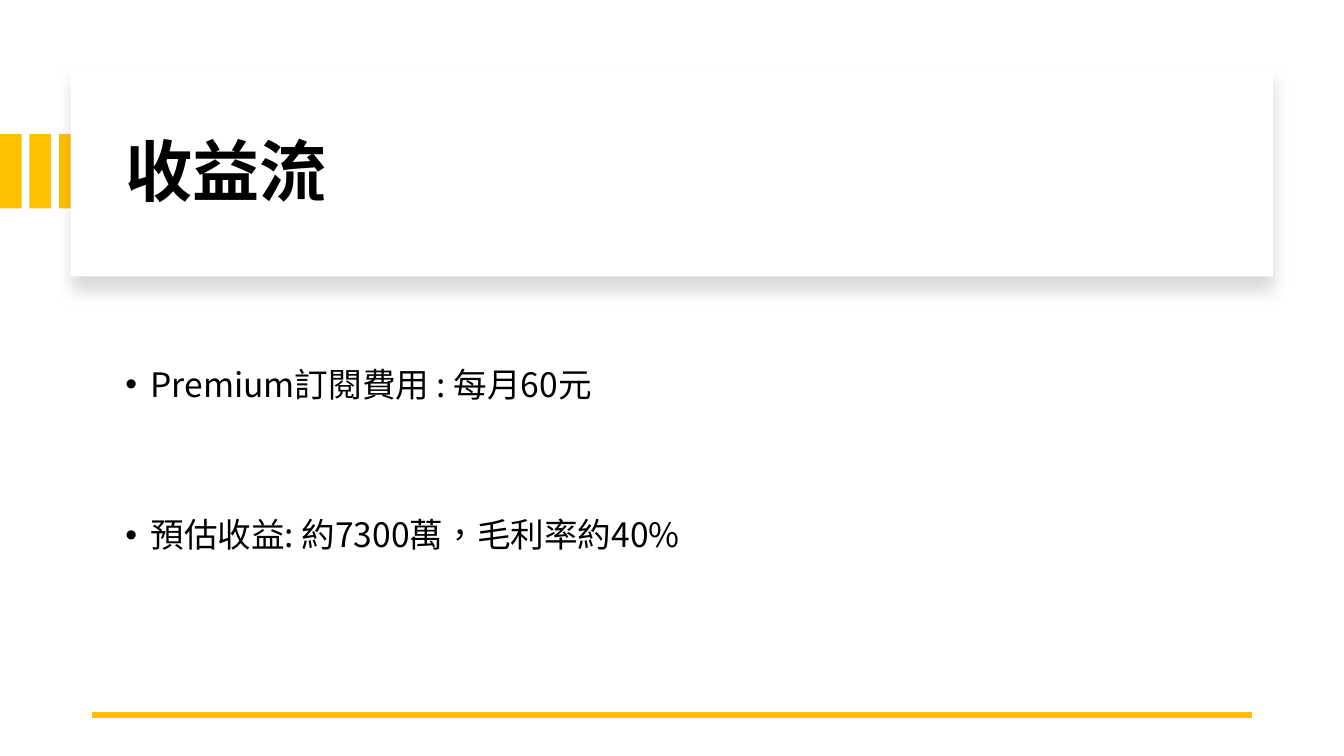
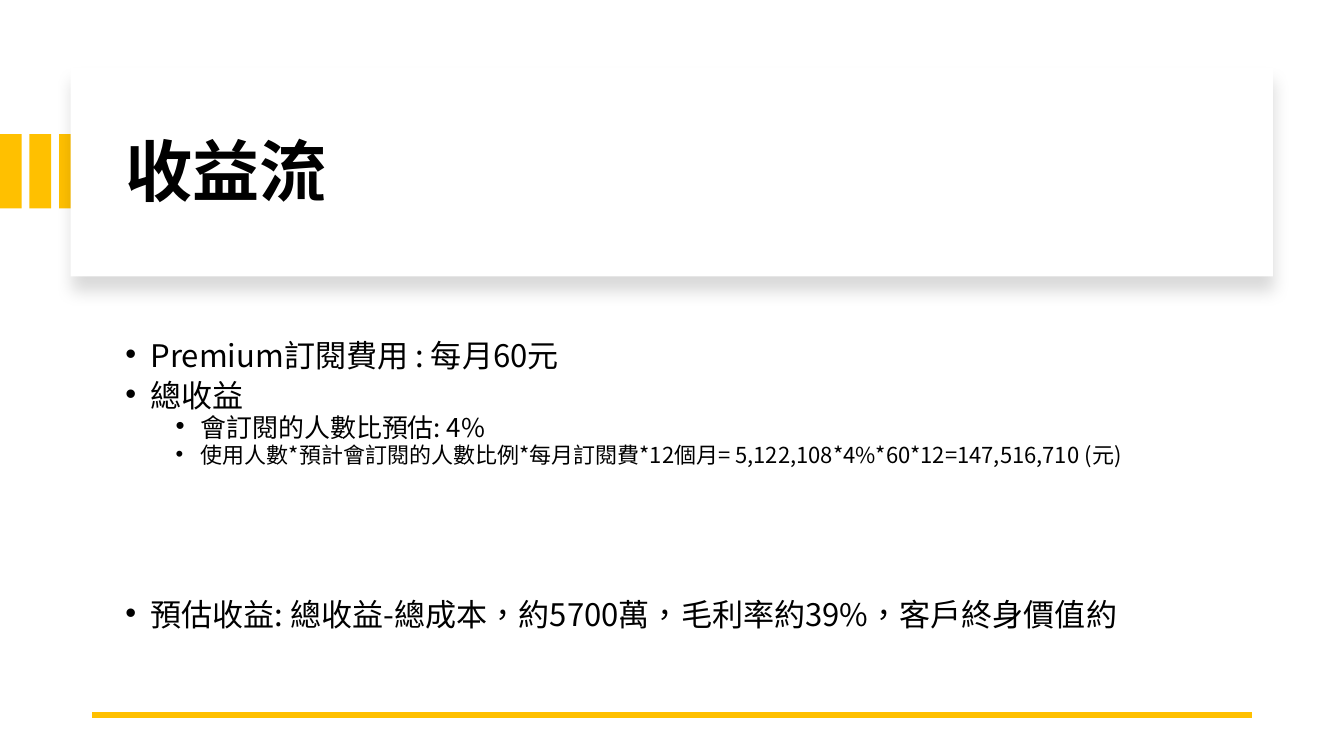
Before and after one commit to michaelchen1225/-, a slide deck: slide 16 of 整合/報告/產品報告.pptx. Drawn at 1344x756 pixels with LibreOffice and Linux fonts; fonts in the diff are those of the drawing. Boxes give left, top, right and bottom in pixels: in the first picture for what was removed or moved away, otherwise in the second. Text is boxed around its words. In the diff, an @@ line names an element or a change of style, - is before the commit and + after.

```diff
--- a/整合/報告/產品報告.pptx
+++ b/整合/報告/產品報告.pptx
@@ text "Premium訂閱費用 : 每月60元": place and size @@
-text "Premium訂閱費用 : 每月60元" at bbox=[150, 368, 680, 550]
+text "Premium訂閱費用 : 每月60元" at bbox=[150, 380, 1121, 629]
@@ text "Premium訂閱費用 : 每月60元" at bbox=[150, 380, 1121, 629]: size 24 to 22.2 pt in "Premium訂閱費用 : 每月60元"; line spacing 0.9 to 0.7 @@
@@ text at bbox=[150, 380, 1121, 629]: text changed; size 24 to 15.7 pt @@
-• 預估收益: 約7300萬，毛利率約40%
+• 總收益
+  • 會訂閱的人數比預估: 4%
+  • 使用人數*預計會訂閱的人數比例*每月訂閱費*12個月= 5,122,108*4%*60*12=147,516,710 (元)
+• 預估收益: 總收益-總成本，約5700萬，毛利率約39%，客戶終身價值約
```
Also in this commit, not shown: 5 other slides changed, 1 slide added, 1 slide removed, 1 other file.
